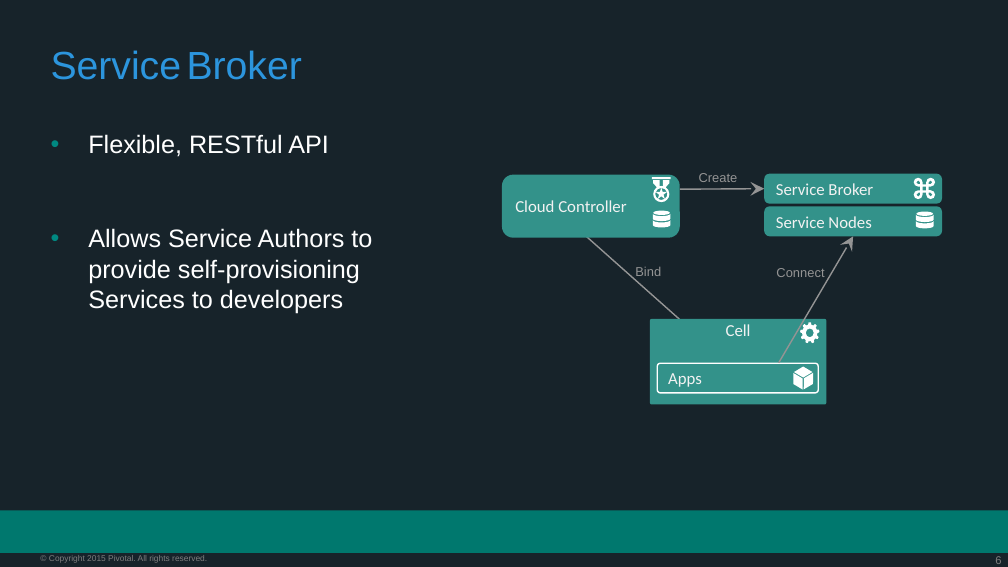
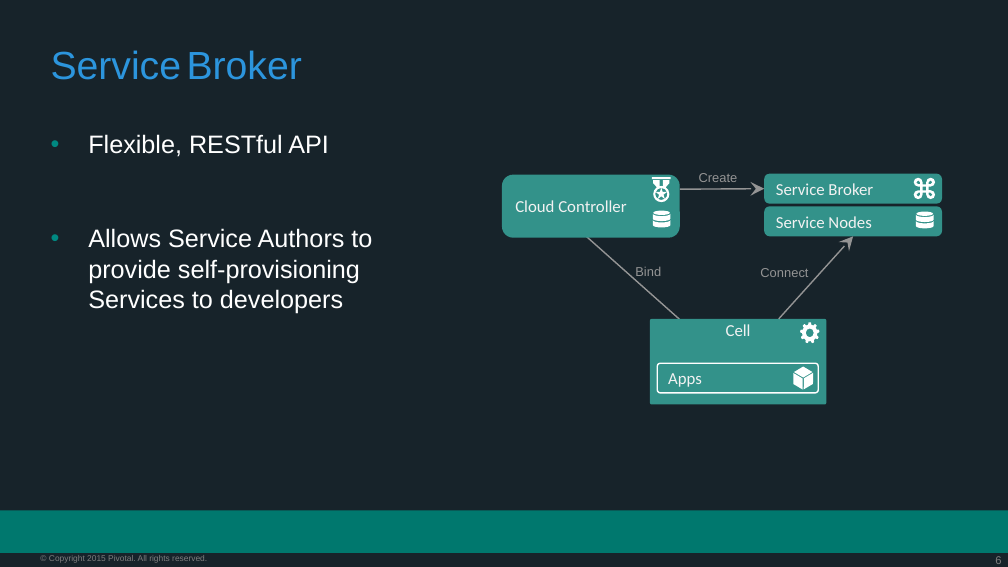
Before and after one commit to vmware-archive/PCF-Workshop-101, a slide deck: slide 6 of presentations/Session_4_Services_Overview.pptx. Drawn at 1008x567 pixels with LibreOffice and Linux fonts; fonts in the diff are those of the drawing; background and template pictures are left out. Boxes give left, top, right and bottom in pixels: in the first picture for what was removed or moved away, otherwise in the second. Text is boxed around its words. In the diff, an @@ line names an element or a change of style, - is before the commit and + after.

Commit message:
Removed Elk and EOL Mobile services

```diff
--- a/presentations/Session_4_Services_Overview.pptx
+++ b/presentations/Session_4_Services_Overview.pptx
@@ arrow moved from (779, 363) - (853, 236) to (779, 319) - (853, 236) @@
@@ text "Connect": place and size @@
-text "Connect" at box(776, 268, 824, 277)
+text "Connect" at box(760, 268, 808, 277)
```
Also in this commit, not shown: 3 other slides changed, 2 slides removed.
